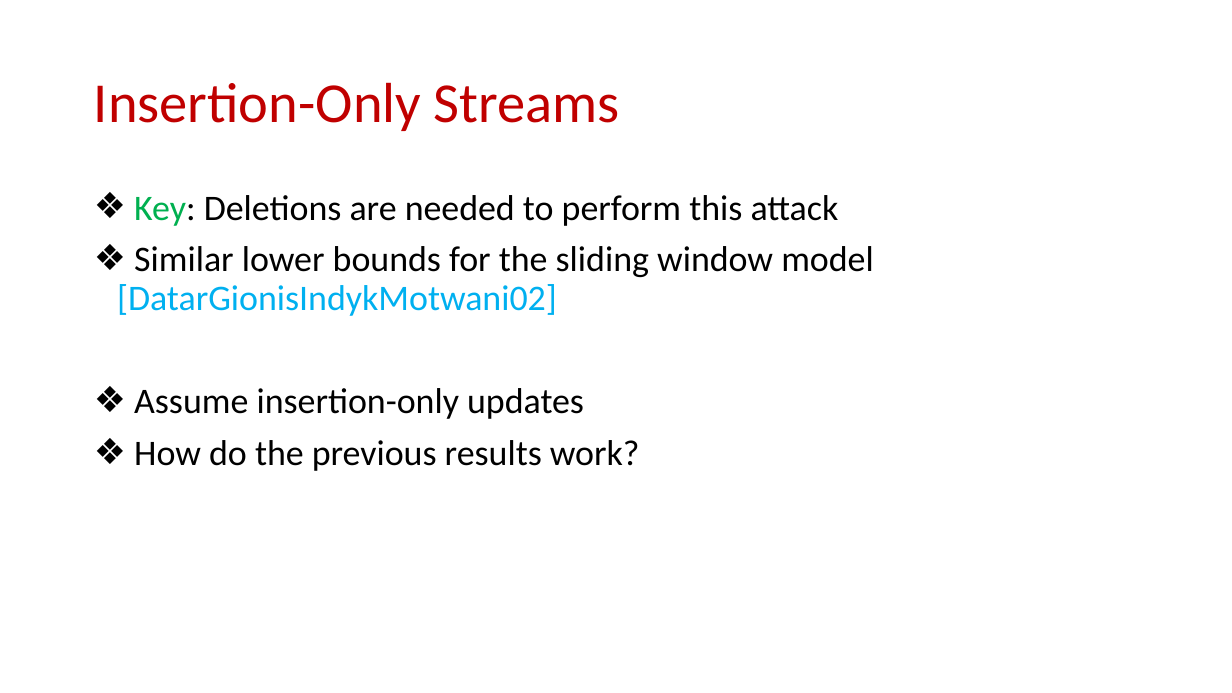
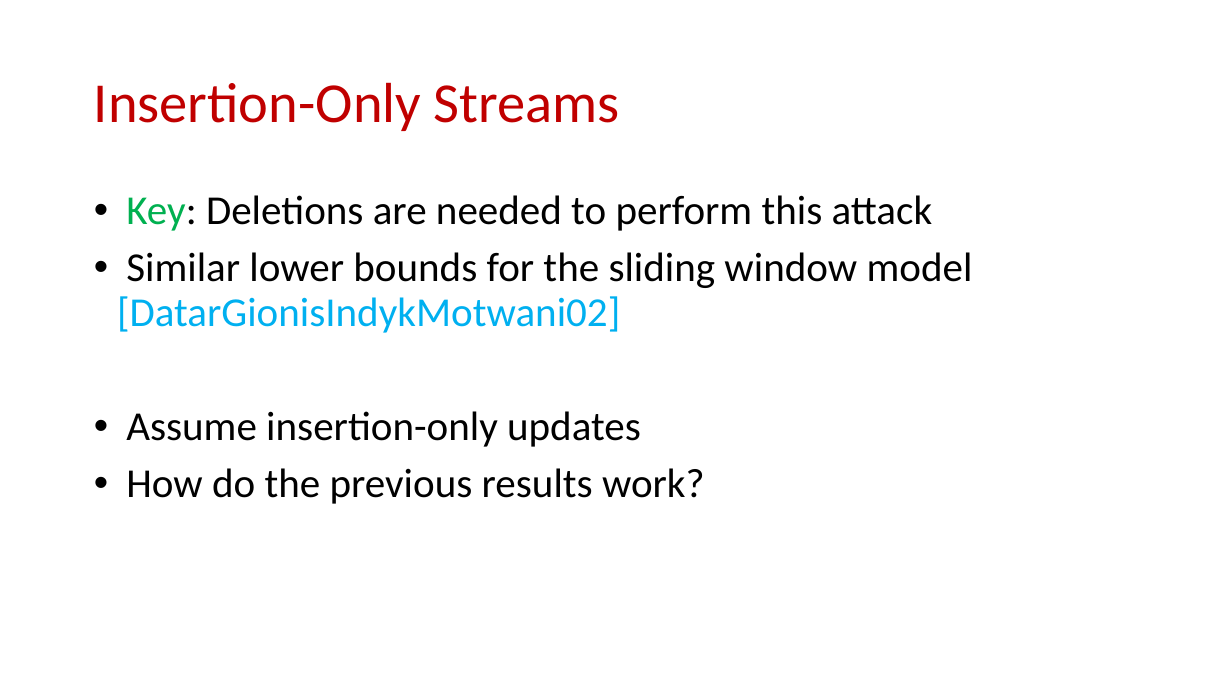
Before and after one commit to samsonzhou/samsonzhou.github.io, a slide deck: slide 29 of other-talks/Tight Bounds for Adversarially Robust Streams and Sliding.pptx. Drawn at 1232x693 pixels with LibreOffice and Linux fonts; fonts in the diff are those of the drawing. Boxes give left, top, right and bottom in pixels: in the first picture for what was removed or moved away, otherwise in the second. Text is boxed around its words. In the diff, an @@ line names an element or a change of style, - is before the commit and + after.

```diff
--- a/other-talks/Tight Bounds for Adversarially Robust Streams and Sliding.pptx
+++ b/other-talks/Tight Bounds for Adversarially Robust Streams and Sliding.pptx
@@ text "Key: Deletions are needed to ..." at bbox=[117, 195, 973, 504]: size 28 to 32 pt; bullet ❖ to • @@
```
Also in this commit, not shown: 19 other slides changed, 8 slides added, 1 slide removed, 1 other file.
